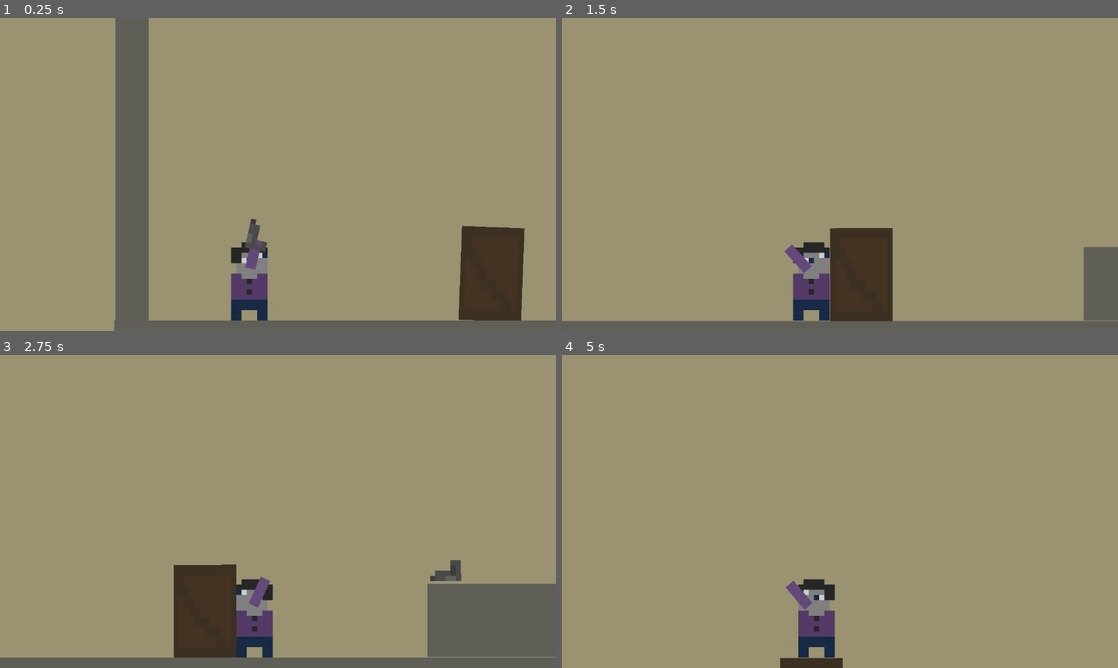
Above: before the commit, frames 1-4 (two rows, left to right).
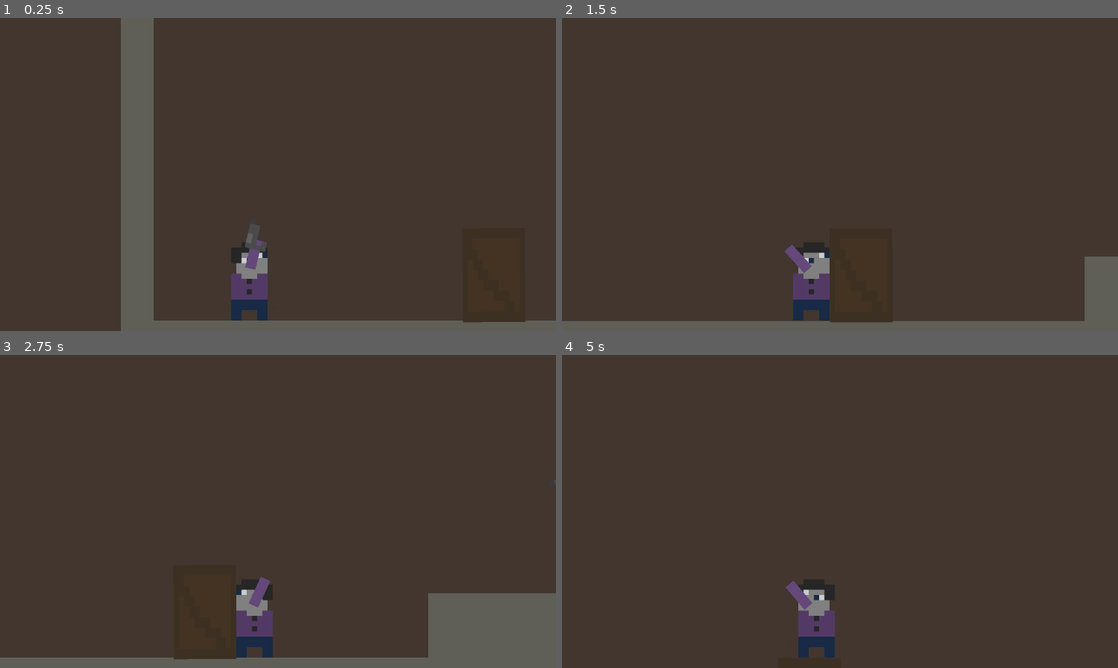
Above: after the commit, the same moments.

Repository: sawyergrimm/STGrimmFOGPII
Game: Godot game, scene res://Assets/Scenes/MainTest.tscn
Two runs of this game, one before a commit and one after it. Both use one fixed random seed, a clock stepped at 60 frames per second and the inputs below.
Inputs (mouse positions are in pixels of both pictures, inside the frame that each line leads up to):
- Up to frame 1 (0.25 s): no input
- Up to frame 2 (1.5 s): tap Enter (ui_accept) at 0.5, 0.77 s; move the mouse to (962, 158) at 0.52 s; hold D (ui_right) from 0.53 s (still down); click (962, 158) at 0.6 s; right-click (962, 158) at 0.8 s; move the mouse to (728, 190) at 1.27 s; right-click (728, 190) at 1.35 s; click (728, 190) at 1.42 s
- Up to frame 3 (2.75 s): tap Enter (ui_accept) at 1.52 s; tap Shift (Shift) at 1.55, 2.1 s; move the mouse to (333, 442) at 2.02 s; release D (ui_right) at 2.03 s; hold A (ui_left) from 2.03 s (still down); click (333, 442) at 2.3 s
- Up to frame 4 (5 s): move the mouse to (812, 574) at 2.77 s; release A (ui_left) at 2.78 s; hold D (ui_right) 2.78-4.28 s; click (812, 574) at 2.85 s; tap Enter (ui_accept) at 3.02, 3.77, 4.52 s; right-click (812, 574) at 3.05 s; move the mouse to (1006, 558) at 3.52 s; right-click (1006, 558) at 3.6 s; click (1006, 558) at 3.67 s; tap Shift (Shift) at 3.8, 4.35 s; move the mouse to (673, 464) at 4.27 s; hold A (ui_left) from 4.28 s (still down); click (673, 464) at 4.55 s

The runs differ from the first frame. In frame 1, 88% of the frame differs, in the area x 0-100%, y 0-100%; in frame 2, 91%; in frame 3, 87%; in frame 4, 98%.

Commit message:
Expanded level, added more instances of the enemy, throwing now factors in player velocity, began work on whippet particles.

Diff:
--- /dev/null
+++ b/Whippets/Assets/Particles/WhippetSmoke.tscn
@@ -0,0 +1,23 @@
+[gd_scene format=3 uid="uid://bv1elhvt5wvl0"]
+
+[sub_resource type="Gradient" id="Gradient_d5klp"]
+colors = PackedColorArray(1, 1, 1, 1, 0.6918024, 0.6918024, 0.6918024, 1)
+metadata/_snap_enabled = true
+
+[node name="WhippetSmoke" type="CPUParticles2D" unique_id=1142586277]
+amount = 30
+lifetime = 1.04
+explosiveness = 0.94
+lifetime_randomness = 0.54
+direction = Vector2(0, -100)
+spread = 71.46
+gravity = Vector2(0, 200)
+initial_velocity_min = 200.0
+initial_velocity_max = 300.0
+linear_accel_min = -160.0
+linear_accel_max = -160.0
+scale_amount_min = 2.0
+scale_amount_max = 10.0
+color = Color(0.54509807, 0.54509807, 0.54509807, 0.65882355)
+color_ramp = SubResource("Gradient_d5klp")
+hue_variation_max = 1.0
--- a/Whippets/Assets/Scenes/MainTest.tscn
+++ b/Whippets/Assets/Scenes/MainTest.tscn
@@ -17,22 +17,17 @@
 player = NodePath("../Player")
 
 [node name="Player" parent="." unique_id=206405271 instance=ExtResource("2_xtw1p")]
-position = Vector2(-35, -17)
-
-[node name="box" parent="." unique_id=636167681 instance=ExtResource("4_vui52")]
-position = Vector2(10, -7)
-rotation = -0.007422149
-scale = Vector2(1, 1.64)
-mass = 0.179
+position = Vector2(-36, -12)
 
 [node name="BulletImpact" parent="." unique_id=805142106 instance=ExtResource("5_2m525")]
 
-[node name="enemy" parent="." unique_id=539363537 instance=ExtResource("6_vb6gr")]
-position = Vector2(88, -38)
+[node name="Geometry" parent="." unique_id=1573173061 instance=ExtResource("5_ukkq0")]
+position = Vector2(121.99999, 5.0000005)
+scale = Vector2(22.5, 0.587)
 
-[node name="Geometry" parent="." unique_id=1573173061 instance=ExtResource("5_ukkq0")]
-position = Vector2(48.999992, 5)
-scale = Vector2(13.799998, 0.3599981)
+[node name="Geometry8" parent="." unique_id=702229430 instance=ExtResource("5_ukkq0")]
+position = Vector2(470, -11.59)
+scale = Vector2(22.5, 0.587)
 
 [node name="Geometry2" parent="." unique_id=50516809 instance=ExtResource("5_ukkq0")]
 position = Vector2(75, -5)
@@ -45,9 +40,33 @@
 position = Vector2(102, -6)
 
 [node name="Geometry5" parent="." unique_id=149679683 instance=ExtResource("5_ukkq0")]
-position = Vector2(157.00002, -27)
+position = Vector2(461.00003, -50.000004)
 scale = Vector2(0.3199951, 4.2000017)
 
 [node name="Geometry6" parent="." unique_id=433952478 instance=ExtResource("5_ukkq0")]
 position = Vector2(-58.000004, -27)
 scale = Vector2(0.39999998, 4.2799997)
+
+[node name="Geometry7" parent="." unique_id=1468697275 instance=ExtResource("5_ukkq0")]
+position = Vector2(257, -7.0000005)
+scale = Vector2(5.76, 1.16)
+
+[node name="box0" parent="." unique_id=636167681 instance=ExtResource("4_vui52")]
+position = Vector2(10, -7)
+rotation = -0.007422149
+mass = 0.179
+
+[node name="box1" parent="." unique_id=1349043646 instance=ExtResource("4_vui52")]
+position = Vector2(161, -5)
+
+[node name="enemy0" parent="." unique_id=539363537 instance=ExtResource("6_vb6gr")]
+position = Vector2(88, -38)
+
+[node name="enemy1" parent="." unique_id=1868377051 instance=ExtResource("6_vb6gr")]
+position = Vector2(180, -9)
+
+[node name="enemy2" parent="." unique_id=1362760986 instance=ExtResource("6_vb6gr")]
+position = Vector2(267, -28)
+
+[node name="enemy3" parent="." unique_id=1857507696 instance=ExtResource("6_vb6gr")]
+position = Vector2(406, -26)
--- a/Whippets/Assets/Scenes/bullet.tscn
+++ b/Whippets/Assets/Scenes/bullet.tscn
@@ -9,8 +9,8 @@
 size = Vector2(1, 3)
 
 [node name="RigidBody2D" type="RigidBody2D" unique_id=216615772]
-collision_layer = 7
-collision_mask = 7
+collision_layer = 4
+collision_mask = 3
 mass = 0.001
 physics_material_override = SubResource("PhysicsMaterial_v8qja")
 gravity_scale = 0.0
--- a/Whippets/Assets/Scenes/enemy.tscn
+++ b/Whippets/Assets/Scenes/enemy.tscn
@@ -3,6 +3,33 @@
 [ext_resource type="Texture2D" uid="uid://4jlpxywkppiw" path="res://Assets/Sprites/Enemy/EnemyNeutral.png" id="1_atlr2"]
 [ext_resource type="Script" uid="uid://ddu6udgxp7us0" path="res://Assets/Scripts/enemy.gd" id="1_e2b7p"]
 [ext_resource type="PackedScene" uid="uid://btvlj7rb2bnui" path="res://Assets/Particles/bloodsplatter.tscn" id="2_2g0jp"]
+[ext_resource type="PackedScene" uid="uid://dc6n8utdfmnjy" path="res://Assets/Scenes/bullet.tscn" id="3_6ekcc"]
+[ext_resource type="AudioStream" uid="uid://cr3cr4tbaka3p" path="res://Assets/Audio/GunSounds/shot1.ogg" id="4_cup26"]
+[ext_resource type="AudioStream" uid="uid://bobvqcwhsyw8b" path="res://Assets/Audio/GunSounds/shot2.ogg" id="5_6ekcc"]
+[ext_resource type="AudioStream" uid="uid://bgx705u7rdlq0" path="res://Assets/Audio/GunSounds/shot3.ogg" id="6_kjnsq"]
+[ext_resource type="AudioStream" uid="uid://c0lgqkktjk20a" path="res://Assets/Audio/GunSounds/shot4.ogg" id="7_hr4sq"]
+[ext_resource type="AudioStream" uid="uid://criiiphnnuknh" path="res://Assets/Audio/GunSounds/shot5.ogg" id="8_7q6nx"]
+[ext_resource type="AudioStream" uid="uid://kvq78pwtrfwy" path="res://Assets/Audio/GunSounds/shot6.ogg" id="9_nxufd"]
+[ext_resource type="AudioStream" uid="uid://b3yncrekxisev" path="res://Assets/Audio/GunSounds/shot7.ogg" id="10_x5wpg"]
+[ext_resource type="AudioStream" uid="uid://dw7h1ngv1atik" path="res://Assets/Audio/GunSounds/shot8.ogg" id="11_8gaq4"]
+[ext_resource type="AudioStream" uid="uid://dmko372osxswb" path="res://Assets/Audio/JumpGrunts/jump1.ogg" id="12_kcm2u"]
+[ext_resource type="AudioStream" uid="uid://cuejmbu5srye3" path="res://Assets/Audio/JumpGrunts/jump2.ogg" id="13_vret8"]
+[ext_resource type="AudioStream" uid="uid://ntdq1xsporew" path="res://Assets/Audio/JumpGrunts/jump3.ogg" id="14_m10fo"]
+[ext_resource type="AudioStream" uid="uid://b1figt0ojkgrw" path="res://Assets/Audio/JumpGrunts/jump4.ogg" id="15_ihprh"]
+[ext_resource type="AudioStream" uid="uid://mje02u7muv3b" path="res://Assets/Audio/JumpGrunts/jump5.ogg" id="16_2oi7t"]
+[ext_resource type="AudioStream" uid="uid://d0s73n66rdqou" path="res://Assets/Audio/JumpGrunts/jump6.ogg" id="17_q685r"]
+[ext_resource type="AudioStream" uid="uid://xsvtofj0lsaw" path="res://Assets/Audio/JumpGrunts/jump7.ogg" id="18_ak83i"]
+[ext_resource type="AudioStream" uid="uid://css7qrk6ja5rv" path="res://Assets/Audio/JumpGrunts/jump8.ogg" id="19_cdesp"]
+[ext_resource type="AudioStream" uid="uid://bjkpv8xesamm1" path="res://Assets/Audio/GunSounds/throw1.ogg" id="20_3j12o"]
+[ext_resource type="AudioStream" uid="uid://x330r0nxa2oa" path="res://Assets/Audio/GunSounds/throw2.ogg" id="21_g3hue"]
+[ext_resource type="AudioStream" uid="uid://d1xqs5fpa4uf5" path="res://Assets/Audio/GunSounds/throw3.ogg" id="22_qglm0"]
+[ext_resource type="AudioStream" uid="uid://c6mip66gjp4tt" path="res://Assets/Audio/GunSounds/throw4.ogg" id="23_td8gh"]
+[ext_resource type="AudioStream" uid="uid://ew5otph3qsbf" path="res://Assets/Audio/GunSounds/throw5.ogg" id="24_nysx7"]
+[ext_resource type="AudioStream" uid="uid://c5owb18oq1qpa" path="res://Assets/Audio/GunSounds/throw6.ogg" id="25_m2i2v"]
+[ext_resource type="AudioStream" uid="uid://dne7kapfkhv8b" path="res://Assets/Audio/GunSounds/throw7.ogg" id="26_hav80"]
+[ext_resource type="AudioStream" uid="uid://c3k51ggdfyd6r" path="res://Assets/Audio/GunSounds/throw8.ogg" id="27_epbfg"]
+[ext_resource type="Texture2D" uid="uid://ddwe72wn1aata" path="res://Assets/Sprites/Enemy/enemyGunarm.png" id="28_lug4b"]
+[ext_resource type="Script" uid="uid://lrvea8admmkt" path="res://Assets/Scenes/enemyGunarm.gd" id="29_cup26"]
 
 [sub_resource type="PhysicsMaterial" id="PhysicsMaterial_2g0jp"]
 
@@ -20,11 +47,50 @@
 "speed": 5.0
 }]
 
+[sub_resource type="AudioStreamRandomizer" id="AudioStreamRandomizer_bxwom"]
+playback_mode = 1
+random_pitch = 1.0204226
+random_volume_offset_db = 0.58
+streams_count = 8
+stream_0/stream = ExtResource("4_cup26")
+stream_1/stream = ExtResource("5_6ekcc")
+stream_2/stream = ExtResource("6_kjnsq")
+stream_3/stream = ExtResource("7_hr4sq")
+stream_4/stream = ExtResource("8_7q6nx")
+stream_5/stream = ExtResource("9_nxufd")
+stream_6/stream = ExtResource("10_x5wpg")
+stream_7/stream = ExtResource("11_8gaq4")
+
+[sub_resource type="AudioStreamRandomizer" id="AudioStreamRandomizer_ge4wq"]
+random_pitch = 1.0390991
+random_volume_offset_db = 2.1
+streams_count = 8
+stream_0/stream = ExtResource("12_kcm2u")
+stream_1/stream = ExtResource("13_vret8")
+stream_2/stream = ExtResource("14_m10fo")
+stream_3/stream = ExtResource("15_ihprh")
+stream_4/stream = ExtResource("16_2oi7t")
+stream_5/stream = ExtResource("17_q685r")
+stream_6/stream = ExtResource("18_ak83i")
+stream_7/stream = ExtResource("19_cdesp")
+
+[sub_resource type="AudioStreamRandomizer" id="AudioStreamRandomizer_opiqu"]
+streams_count = 8
+stream_0/stream = ExtResource("20_3j12o")
+stream_1/stream = ExtResource("21_g3hue")
+stream_2/stream = ExtResource("22_qglm0")
+stream_3/stream = ExtResource("23_td8gh")
+stream_4/stream = ExtResource("24_nysx7")
+stream_5/stream = ExtResource("25_m2i2v")
+stream_6/stream = ExtResource("26_hav80")
+stream_7/stream = ExtResource("27_epbfg")
+
 [node name="Enemy" type="RigidBody2D" unique_id=539363537]
 mass = 20.0
 physics_material_override = SubResource("PhysicsMaterial_2g0jp")
 script = ExtResource("1_e2b7p")
 bloodSplatter = ExtResource("2_2g0jp")
+bullet = ExtResource("3_6ekcc")
 
 [node name="CollisionShape2D" type="CollisionShape2D" parent="." unique_id=1629769939]
 position = Vector2(-0.5, 1)
@@ -33,3 +99,29 @@
 [node name="AnimatedSprite2D" type="AnimatedSprite2D" parent="." unique_id=613767515]
 texture_filter = 1
 sprite_frames = SubResource("SpriteFrames_2g0jp")
+
+[node name="GunShotEnemy" type="AudioStreamPlayer2D" parent="." unique_id=1737569631]
+stream = SubResource("AudioStreamRandomizer_bxwom")
+volume_db = -9.622
+
+[node name="JumpGruntEnemy" type="AudioStreamPlayer2D" parent="." unique_id=131333417]
+stream = SubResource("AudioStreamRandomizer_ge4wq")
+volume_db = -8.94
+
+[node name="ThrowEnemy" type="AudioStreamPlayer2D" parent="." unique_id=748606698]
+stream = SubResource("AudioStreamRandomizer_opiqu")
+
+[node name="Gunarm" type="Sprite2D" parent="." unique_id=1160809671]
+texture_filter = 1
+position = Vector2(0, 1)
+scale = Vector2(0.9375, 1)
+texture = ExtResource("28_lug4b")
+offset = Vector2(1, 0)
+flip_v = true
+script = ExtResource("29_cup26")
+
+[node name="MarkerRight" type="Marker2D" parent="Gunarm" unique_id=1452797525]
+position = Vector2(13.866668, -2)
+
+[node name="MarkerLeft" type="Marker2D" parent="Gunarm" unique_id=523224870]
+position = Vector2(13.866667, 3)
--- /dev/null
+++ b/Whippets/Assets/Scenes/enemyGunarm.gd
@@ -0,0 +1,20 @@
+extends Sprite2D
+
+var gunarm = load("res://Assets/Sprites/Enemy/enemyGunarm.png")
+
+# Called when the node enters the scene tree for the first time.
+func _ready() -> void:
+	var player = get_tree().get_first_node_in_group("player")
+	pass # Replace with function body.
+
+
+# Called every frame. 'delta' is the elapsed time since the previous frame.
+func _process(_delta: float) -> void:
+	var player = get_tree().get_first_node_in_group("player")
+	look_at(player.position)
+	if transform.get_rotation() > PI/2 or transform.get_rotation() < -PI/2:
+		flip_v = 1
+	else:
+		flip_v = 0
+
+	pass
--- a/Whippets/Assets/Scenes/gun.gd
+++ b/Whippets/Assets/Scenes/gun.gd
@@ -1,21 +1,30 @@
 extends RigidBody2D
 
-
+var player
 # Called when the node enters the scene tree for the first time.
 func _ready() -> void:
+	player = get_tree().current_scene.find_child("Player")
 	pass # Replace with function body.
 
 
 
 func _physics_process(delta: float) -> void:
+	var space_state = get_world_2d().direct_space_state
 	var collisions := move_and_collide(linear_velocity * delta)
 	if collisions:
 		var body = collisions.get_collider()
+
+		if !body.name.contains("Player"):
+			var query = PhysicsRayQueryParameters2D.create(global_position, global_position + Vector2(0, 5))
+			var result = space_state.intersect_ray(query)
+			print_debug(result)
+			if result.is_empty(): linear_velocity = -1 * linear_velocity
 		if body.name.contains("enemy") and get_tree().current_scene.find_child("Player").ammo < 10:
 			$AudioStreamPlayer2D.play()
-			get_tree().current_scene.find_child("Player").ammo = 10
+			linear_velocity = -1 * linear_velocity
+			body.health -= 1
+			player.ammo = 10
 			$AnimatedSprite2D.play("shiny")
-
 
 	pass
 
--- a/Whippets/Assets/Scenes/gun.tscn
+++ b/Whippets/Assets/Scenes/gun.tscn
@@ -8,8 +8,8 @@
 [sub_resource type="PhysicsMaterial" id="PhysicsMaterial_ytuk4"]
 bounce = 0.3
 
-[sub_resource type="RectangleShape2D" id="RectangleShape2D_ytuk4"]
-size = Vector2(6, 4)
+[sub_resource type="CircleShape2D" id="CircleShape2D_4vdip"]
+radius = 3.0
 
 [sub_resource type="SpriteFrames" id="SpriteFrames_4vdip"]
 animations = [{
@@ -58,8 +58,8 @@
 }]
 
 [node name="RigidBody2D" type="RigidBody2D" unique_id=1665548273]
-collision_layer = 7
-collision_mask = 7
+collision_layer = 4
+collision_mask = 3
 mass = 0.145
 physics_material_override = SubResource("PhysicsMaterial_ytuk4")
 gravity_scale = 0.2
@@ -70,7 +70,7 @@
 texture = ExtResource("1_31nqj")
 
 [node name="CollisionShape2D" type="CollisionShape2D" parent="." unique_id=1068589587]
-shape = SubResource("RectangleShape2D_ytuk4")
+shape = SubResource("CircleShape2D_4vdip")
 
 [node name="AnimatedSprite2D" type="AnimatedSprite2D" parent="." unique_id=1762246706]
 texture_filter = 1
--- a/Whippets/Assets/Scripts/bullet.gd
+++ b/Whippets/Assets/Scripts/bullet.gd
@@ -5,6 +5,7 @@
 const bloodSplatter = preload("res://Assets/Particles/bloodsplatter.tscn")
 @export var player: Node2D
 var velocity: Vector2
+var firer
 # Called when the node enters the scene tree for the first time.
 func _ready() -> void:
 	pass # Replace with function body.
@@ -15,16 +16,29 @@
 	var collisionInfo := move_and_collide(velocity * delta)
 	if collisionInfo:
 		var body = collisionInfo.get_collider()
-		if body is RigidBody2D:
+
+		#What to do on contact with player
+		if body.name == "Player":
+			body.health -= 1
+			var particle = bloodSplatter.instantiate()
+			get_tree().current_scene.add_child(particle)
+			particle.global_transform = global_transform
+			particle.emitting = true
+			particle.finished.connect(particle.queue_free)
+
+		#Generic rigidbody collision
+		elif body is RigidBody2D:
 			var forceDir = (body.global_position - global_position).normalized()
-			body.apply_central_impulse(forceDir * 40)
+			body.apply_central_impulse(forceDir * 10)
+			if firer == body.name: pass
 			if body.name.contains("enemy"):
+				body.health -= 1
 				var particle = bloodSplatter.instantiate()
 				get_tree().current_scene.add_child(particle)
 				particle.global_transform = global_transform
 				particle.emitting = true
 				particle.finished.connect(particle.queue_free)
-			elif body.name.contains("box"):
+			if body.name.contains("box"):
 				body.health -= 1
 				var boxbreak = boxBreak.instantiate()
 				get_tree().current_scene.add_child(boxbreak)
@@ -39,6 +53,6 @@
 			particle.get_child(0).finished.connect(particle.queue_free)
 
 		queue_free()
-	if position.distance_to(player.position) > 1000:
+	if player and position.distance_to(player.position) > 1000:
 		queue_free()
 	pass
--- a/Whippets/Assets/Scripts/enemy.gd
+++ b/Whippets/Assets/Scripts/enemy.gd
@@ -1,21 +1,42 @@
 extends RigidBody2D
 
 @export var bloodSplatter : PackedScene
+@export var bullet : PackedScene
+
+
+var ammo = 10
+var bulletInstanceCounter = 0
+var timeVar = 0.0
+var interval = 1.0
+var health = 3
+var player
 
 # Called when the node enters the scene tree for the first time.
 func _ready() -> void:
 	contact_monitor = true
 	max_contacts_reported = 10
+	player = get_tree().current_scene.find_child("Player")
 	pass # Replace with function body.
 
 # Called every frame. 'delta' is the elapsed time since the previous frame.
 func _process(delta: float) -> void:
+	if health <= 0:
+		queue_free()
+	timeVar += delta
 	var collisions = get_colliding_bodies()
-	for collision in collisions:
-		if collision.name.contains("bullet"):
-			var particle = bloodSplatter.instantiate()
-			get_tree().current_scene.add_child(particle)
-			particle.global_transform = collision.global_transform
-			particle.emitting = true
-			particle.get_child(0).finished.connect(particle.queue_free)
+	if timeVar > interval:
+		timeVar -= interval
+		if position.distance_to(player.position) < 130:
+			ammo -= 1
+			$GunShotEnemy.play()
+			var b = bullet.instantiate()
+			b.player = self
+			b.name = "bullet" + str(bulletInstanceCounter)
+			bulletInstanceCounter += 1
+			b.velocity = $Gunarm.transform.x * 200
+			get_tree().current_scene.add_child(b)
+			if $Gunarm.transform.get_rotation() > PI/2 or $Gunarm.transform.get_rotation() < -PI/2:
+				b.global_transform = $Gunarm/MarkerLeft.global_transform
+			else:
+				b.global_transform = $Gunarm/MarkerRight.global_transform
 	pass
--- a/Whippets/Assets/Scripts/player.gd
+++ b/Whippets/Assets/Scripts/player.gd
@@ -8,11 +8,16 @@
 
 var gunarm = load("res://Assets/Sprites/Player/gunarm.png")
 var arm = load("res://Assets/Sprites/Player/arm.png")
+var whippet = load("res://Assets/Sprites/PLayer/whippet.png")
 
 var counter = 10
 var bulletInstanceCounter = 0
 var ammo = 10
 var hasGun = true
+var health = 3
+
+func _ready() -> void:
+	add_to_group("player")
 
 func _physics_process(delta: float) -> void:
 	# Add the gravity.
@@ -56,14 +61,17 @@
 	pass
 
 func _process(_delta: float) -> void:
+	if health <= 0:
+		get_tree().reload_current_scene()
 	if Input.is_action_just_pressed("LeftMouseClick") and hasGun and ammo > 0:
 		ammo -= 1
 		$GunShotPlayer.play()
 		var b = bullet.instantiate()
 		b.player = self
+		b.firer = self.name
 		b.name = "bullet" + str(bulletInstanceCounter)
 		bulletInstanceCounter += 1
-		b.velocity = $Gunarm.transform.x * 1000
+		b.velocity = $Gunarm.transform.x * 200
 		get_tree().current_scene.add_child(b)
 		if $Gunarm.transform.get_rotation() > PI/2 or $Gunarm.transform.get_rotation() < -PI/2:
 			b.global_transform = $Gunarm/MarkerLeft.global_transform
@@ -81,7 +89,7 @@
 			g.global_transform = $Gunarm/MarkerLeft.global_transform
 		else:
 			g.global_transform = $Gunarm/MarkerRight.global_transform
-		g.linear_velocity = $Gunarm.transform.x * 100
+		g.linear_velocity = $Gunarm.transform.x * 100 + Vector2(velocity.x / 3, 0)
 		if $AnimatedSprite2D.flip_h == true:
 			g.angular_velocity = randi() % 50
 		else:
@@ -96,5 +104,12 @@
 		boxy.transform = transform
 		boxy.transform.y += Vector2(5,5)
 
+	if Input.is_action_just_pressed("Shift"):
+		if $Gunarm.texture == whippet and hasGun:
+			$Gunarm.texture = gunarm
+		elif $Gunarm.texture == whippet:
+			$Gunarm.texture = arm
+		else:
+			$Gunarm.texture = whippet
 
 	pass
--- a/Whippets/project.godot
+++ b/Whippets/project.godot
@@ -84,4 +84,4 @@
 renderer/rendering_method="gl_compatibility"
 renderer/rendering_method.mobile="gl_compatibility"
 textures/vram_compression/import_etc2_astc=true
-environment/defaults/default_clear_color=Color(0.6053586, 0.57287455, 0.4427391, 1)
+environment/defaults/default_clear_color=Color(0.25801268, 0.20997414, 0.18614101, 1)
Not shown, added: Whippets/Assets/Scenes/enemyGunarm.gd.uid
Binary file added: Whippets/Assets/Screenshot 2026-07-31 at 03.04.08.png
Not shown, added: Whippets/Assets/Screenshot 2026-07-31 at 03.04.08.png.import
Binary file added: Whippets/Assets/Sprites/Enemy/enemyGunarm.png
Not shown, added: Whippets/Assets/Sprites/Enemy/enemyGunarm.png.import
Not shown, added: Whippets/Assets/Sprites/Player/whippet.png.import
Not shown, changed: Whippets/export_presets.cfg
Not shown, added: Whippets/.editorconfig
Not shown, added: Whippets/.gitattributes
Not shown, added: Whippets/.gitignore
Not shown, added: Whippets/Assets/Audio/GunSounds/snap.flac
